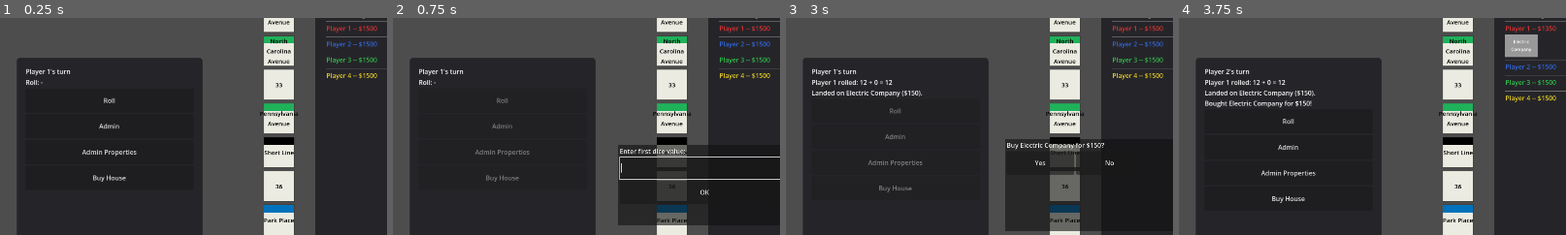
Above: before the commit, frames 1-4 (left to right).
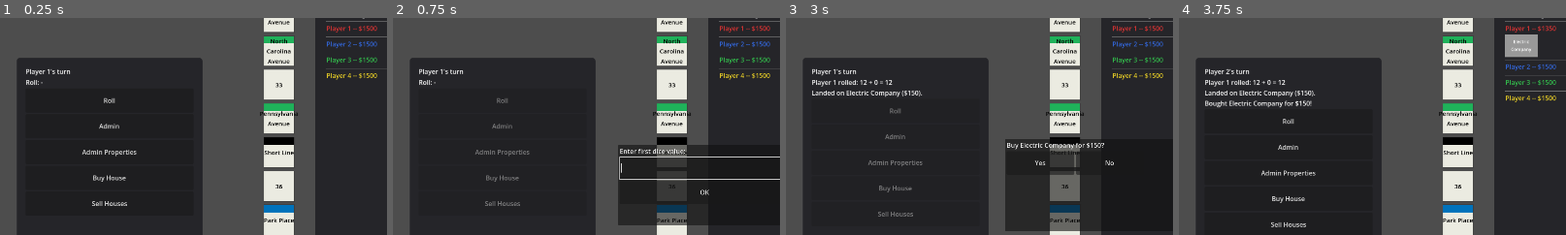
Above: after the commit, the same moments.

Repository: GregorRadovic/Magopoly
Game: Godot game, scene res://scenes/main.tscn
The game is run twice, just before and just after one commit, with the same random seed, the same clock (stepped at 60 frames per second) and the same inputs.
Inputs (mouse positions are % of the whole screen's width and height, from its top left):
- Up to frame 1 (0.25 s): no input
- Up to frame 2 (0.75 s): click "Admin" at 0.5 s
- Up to frame 3 (3 s): click (50, 46) at 1.27 s; type "12" at 1.35 s; click "OK" at 2 s; click "OK" at 2.75 s
- Up to frame 4 (3.75 s): click "Yes" at 3.5 s
The pictures show only the part of the screen within x 10-60%, y 12-61%; the shares and areas given below are measured in that part.

The runs differ from the first frame. In frame 1, 0.1% of the frame differs, in the area x 23-33%, y 84-87%; in frame 2, 0.1%; in frame 3, 0.1%; in frame 4, 0.1%, in the area x 23-33%, y 94-97%.

Commit message:
More houses
-Added the image to be put on the board.
-Added the ability to sell houses.

Diff:
--- a/scenes/board_space.tscn
+++ b/scenes/board_space.tscn
@@ -1,6 +1,7 @@
-[gd_scene load_steps=2 format=3]
+[gd_scene load_steps=3 format=3]
 
 [ext_resource type="Script" path="res://scripts/board_space.gd" id="1"]
+[ext_resource type="Texture2D" path="res://Magopoly Assets/House.png" id="2"]
 
 [node name="BoardSpace" type="Node2D"]
 script = ExtResource("1")
@@ -24,6 +25,30 @@
 offset_bottom = 20.0
 color = Color(0, 0, 0, 0)
 
+[node name="HouseIcon" type="TextureRect" parent="ColorBanner"]
+visible = false
+offset_left = 29.0
+offset_top = 1.0
+offset_right = 45.0
+offset_bottom = 17.0
+texture = ExtResource("2")
+expand_mode = 1
+stretch_mode = 5
+
+[node name="HouseCountLabel" type="Label" parent="ColorBanner"]
+visible = false
+offset_left = 29.0
+offset_top = 1.0
+offset_right = 45.0
+offset_bottom = 17.0
+theme_override_colors/font_color = Color(1, 1, 1, 1)
+theme_override_colors/font_outline_color = Color(0, 0, 0, 1)
+theme_override_constants/outline_size = 3
+theme_override_font_sizes/font_size = 12
+horizontal_alignment = 1
+vertical_alignment = 1
+text = "0"
+
 [node name="IndexLabel" type="Label" parent="."]
 offset_right = 78.0
 offset_bottom = 78.0
--- a/scenes/main.tscn
+++ b/scenes/main.tscn
@@ -59,6 +59,10 @@
 [node name="BuyHouseButton" type="Button" parent="UI/Panel/VBox"]
 custom_minimum_size = Vector2(200, 60)
 text = "Buy House"
+
+[node name="SellHousesButton" type="Button" parent="UI/Panel/VBox"]
+custom_minimum_size = Vector2(200, 60)
+text = "Sell Houses"
 
 [node name="NumberPrompt" parent="UI" instance=ExtResource("3")]
 
--- a/scripts/board_space.gd
+++ b/scripts/board_space.gd
@@ -21,6 +21,8 @@
 @onready var label: Label = $IndexLabel
 @onready var click_area: Control = $ClickArea
 @onready var banner: ColorRect = $ColorBanner
+@onready var house_icon: TextureRect = $ColorBanner/HouseIcon
+@onready var house_count_label: Label = $ColorBanner/HouseCountLabel
 
 # Index into main.gd's `players` array; -1 means the property is unowned.
 # Only meaningful for spaces whose SPACE_DATA type is "property".
@@ -28,12 +30,16 @@
 var owner_id: int = -1
 
 # Only meaningful for color-group properties (not railroads/utilities).
-var house_count: int = 0
+var house_count: int = 0:
+	set(value):
+		house_count = value
+		_update_house_display()
 
 
 func _ready() -> void:
 	_update_label()
 	_update_banner()
+	_update_house_display()
 	click_area.gui_input.connect(_on_click_area_gui_input)
 
 
@@ -50,3 +56,11 @@
 func _update_banner() -> void:
 	if banner:
 		banner.color = banner_color
+
+
+func _update_house_display() -> void:
+	if house_icon:
+		house_icon.visible = house_count > 0
+	if house_count_label:
+		house_count_label.visible = house_count > 0
+		house_count_label.text = str(house_count)
--- a/scripts/main.gd
+++ b/scripts/main.gd
@@ -29,6 +29,7 @@
 @onready var admin_button: Button = $UI/Panel/VBox/AdminButton
 @onready var admin_properties_button: Button = $UI/Panel/VBox/AdminPropertiesButton
 @onready var buy_house_button: Button = $UI/Panel/VBox/BuyHouseButton
+@onready var sell_houses_button: Button = $UI/Panel/VBox/SellHousesButton
 @onready var turn_label: Label = $UI/Panel/VBox/TurnLabel
 @onready var dice_label: Label = $UI/Panel/VBox/DiceLabel
 @onready var number_prompt: PopupPanel = $UI/NumberPrompt
@@ -58,6 +59,7 @@
 var _quit_prompt_open: bool = false
 var _admin_picking_property: bool = false
 var _buying_house: bool = false
+var _selling_house: bool = false
 
 
 func _ready() -> void:
@@ -66,6 +68,7 @@
 	admin_button.pressed.connect(_on_admin_pressed)
 	admin_properties_button.pressed.connect(_on_admin_properties_pressed)
 	buy_house_button.pressed.connect(_on_buy_house_pressed)
+	sell_houses_button.pressed.connect(_on_sell_houses_pressed)
 	board.space_clicked.connect(_on_space_clicked)
 	_update_turn_label()
 	_update_player_panels()
@@ -107,6 +110,7 @@
 	admin_button.disabled = true
 	admin_properties_button.disabled = true
 	buy_house_button.disabled = true
+	sell_houses_button.disabled = true
 	number_prompt.value_confirmed.connect(_on_admin_die1_entered, CONNECT_ONE_SHOT)
 	number_prompt.cancelled.connect(_on_admin_number_prompt_cancelled, CONNECT_ONE_SHOT)
 	number_prompt.open("Enter first dice value:")
@@ -131,6 +135,7 @@
 	admin_button.disabled = false
 	admin_properties_button.disabled = false
 	buy_house_button.disabled = false
+	sell_houses_button.disabled = false
 	_perform_roll(_admin_die1, value)
 
 
@@ -147,6 +152,7 @@
 	admin_button.disabled = false
 	admin_properties_button.disabled = false
 	buy_house_button.disabled = false
+	sell_houses_button.disabled = false
 
 
 func _on_admin_properties_pressed() -> void:
@@ -154,6 +160,7 @@
 	admin_button.disabled = true
 	admin_properties_button.disabled = true
 	buy_house_button.disabled = true
+	sell_houses_button.disabled = true
 	# Armed immediately (not after awaiting the popup's close signal): a
 	# player clicking a tile directly, per the popup's own instruction,
 	# dismisses the popup via Godot's default outside-click behavior
@@ -184,6 +191,7 @@
 	admin_button.disabled = false
 	admin_properties_button.disabled = false
 	buy_house_button.disabled = false
+	sell_houses_button.disabled = false
 
 
 func _on_buy_house_pressed() -> void:
@@ -191,6 +199,7 @@
 	admin_button.disabled = true
 	admin_properties_button.disabled = true
 	buy_house_button.disabled = true
+	sell_houses_button.disabled = true
 	# Armed immediately, same as Admin Properties: clicking a tile directly
 	# dismisses the popup via Godot's default outside-click behavior without
 	# emitting "closed", so pick mode can't be left waiting on that signal.
@@ -229,6 +238,7 @@
 	admin_button.disabled = false
 	admin_properties_button.disabled = false
 	buy_house_button.disabled = false
+	sell_houses_button.disabled = false
 
 
 # The minimum house count among all properties in a color group, used to
@@ -242,11 +252,65 @@
 	return min_houses
 
 
+func _on_sell_houses_pressed() -> void:
+	roll_button.disabled = true
+	admin_button.disabled = true
+	admin_properties_button.disabled = true
+	buy_house_button.disabled = true
+	sell_houses_button.disabled = true
+	# Armed immediately, same reasoning as Buy House / Admin Properties.
+	_selling_house = true
+	info_prompt.open("Click the property you want to sell a house from.")
+
+
+func _sell_house(index: int) -> void:
+	var info: Dictionary = board.get_space_info(index)
+	var color_name: String = info.get("color", "")
+	var space: Node2D = board.spaces[index]
+	var player: Node2D = players[current_player]
+	var house_cost: int = board.HOUSE_COSTS_BY_COLOR.get(color_name, 0)
+	var property_name: String = info.get("name", "")
+	var sale_price: int = house_cost / 2
+
+	if info.get("type", "") != "property" or not board.HOUSE_COSTS_BY_COLOR.has(color_name):
+		dice_label.text = "That space doesn't have houses to sell."
+	elif space.owner_id != player.player_id:
+		dice_label.text = "You don't own %s." % property_name
+	elif space.house_count <= 0:
+		dice_label.text = "%s has no houses to sell." % property_name
+	elif space.house_count < _max_houses_in_group(color_name):
+		dice_label.text = "You must sell evenly -- other properties in the color set have more houses than %s." % property_name
+	else:
+		space.house_count -= 1
+		player.money += sale_price
+		var house_word: String = "house" if space.house_count == 1 else "houses"
+		dice_label.text = "%s sold a house on %s for $%d (now %d %s)." % [_player_display_name(current_player), property_name, sale_price, space.house_count, house_word]
+		_update_player_panels()
+
+	roll_button.disabled = false
+	admin_button.disabled = false
+	admin_properties_button.disabled = false
+	buy_house_button.disabled = false
+	sell_houses_button.disabled = false
+
+
+# The maximum house count among all properties in a color group, used to
+# enforce even selling: a property can only lose a house while it's tied
+# for the most houses in its group.
+func _max_houses_in_group(color_name: String) -> int:
+	var group: Array = board.get_color_group(color_name)
+	var max_houses: int = 0
+	for space_index in group:
+		max_houses = maxi(max_houses, board.spaces[space_index].house_count)
+	return max_houses
+
+
 func _perform_roll(die1: int, die2: int) -> void:
 	roll_button.disabled = true
 	admin_button.disabled = true
 	admin_properties_button.disabled = true
 	buy_house_button.disabled = true
+	sell_houses_button.disabled = true
 
 	var roll: int = die1 + die2
 	var is_double: bool = die1 == die2
@@ -292,6 +356,7 @@
 	admin_button.disabled = false
 	admin_properties_button.disabled = false
 	buy_house_button.disabled = false
+	sell_houses_button.disabled = false
 
 
 # Returns true if this move sent the player to Jail (which cancels any
@@ -435,6 +500,13 @@
 		_buy_house(index)
 		return
 
+	if _selling_house:
+		_selling_house = false
+		if info_prompt.visible:
+			info_prompt.hide()
+		_sell_house(index)
+		return
+
 	if _admin_picking_property:
 		_admin_picking_property = false
 		if info_prompt.visible:
Binary file added: Magopoly Assets/House.png
Not shown, added: Magopoly Assets/House.png.import
